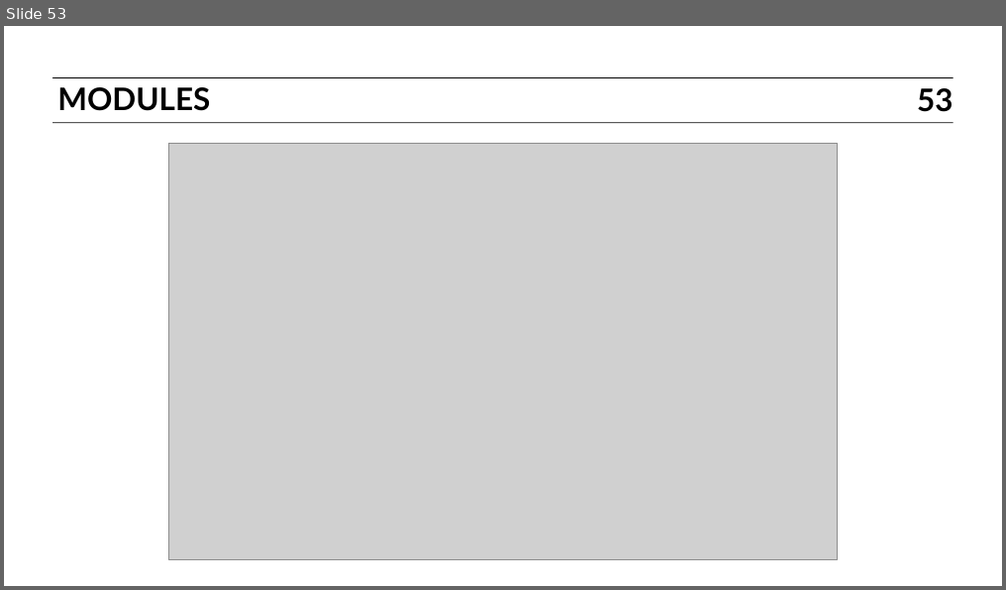
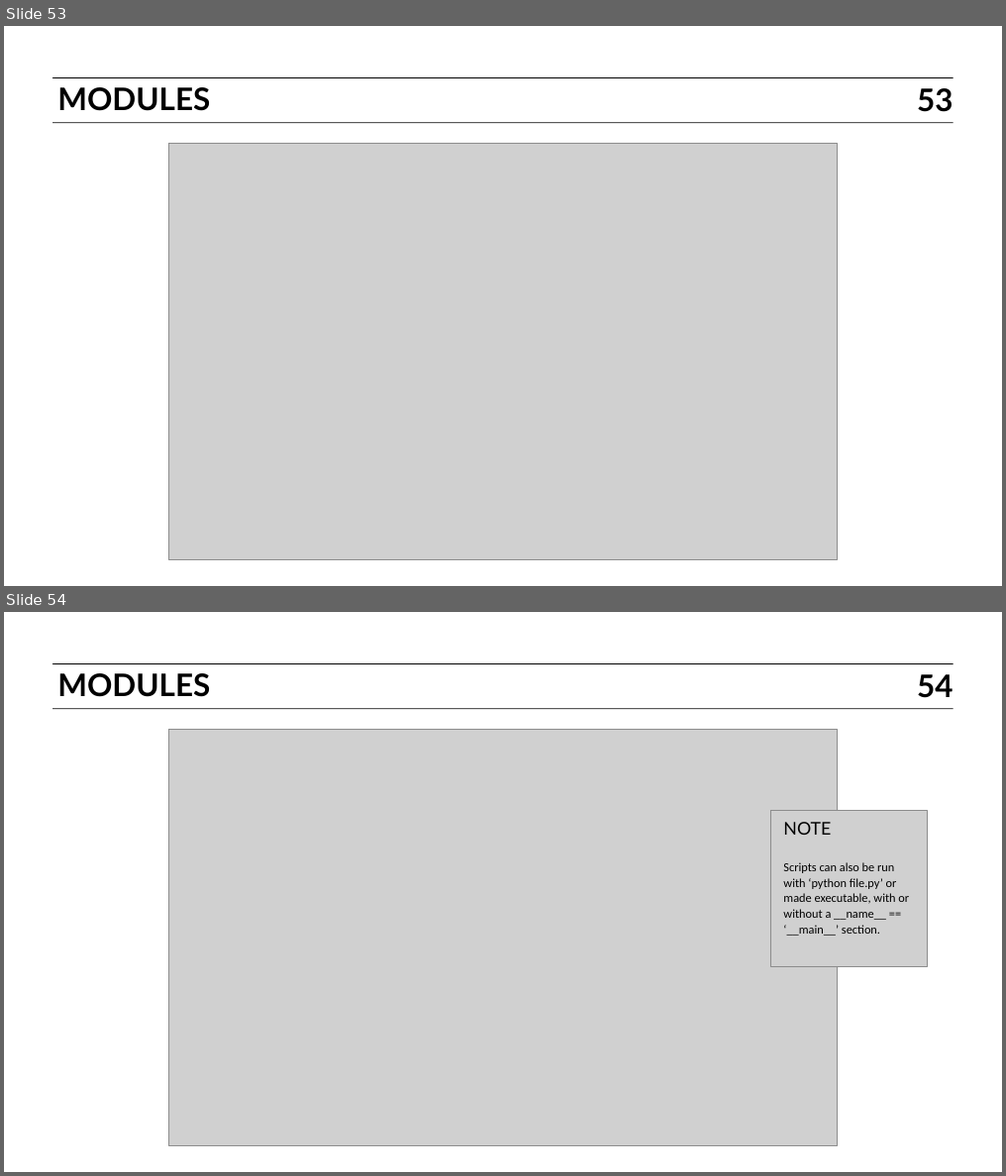
Before and after one commit to ajschumacher/gadsdc, a slide deck: 10-python/slides.pptx. Shown one above the other, each under a label of ours: slide 53 before the commit, slides 53 and 54 after it. The pictures are 1006x590 and 1006x1176 pixels, drawn with LibreOffice and Linux fonts; fonts in the diff are those of the drawing; grey boxes stand for pictures. Boxes give left, top, right and bottom in pixels: in the first picture for what was removed or moved away, otherwise in the second. Text is boxed around its words. In the diff, an @@ line names an element or a change of style, - is before the commit and + after.

Commit message:
python slides

```diff
--- a/10-python/slides.pptx
+++ b/10-python/slides.pptx
@@ slide 54 added at (4,612,1002,1172), background #FFFFFF; not listed: 2 template elements that a slide beside it also shows @@
@@ text added at (57,673,210,697), 23 pt, text #000000, bold @@
+MODULES
@@ page number added at (917,674,952,698), 23 pt, text #000000, bold @@
+54
@@ picture added at (168,730,837,1147) @@
@@ picture added at (771,811,927,966) @@
@@ text added at (783,822,831,835), 13 pt, text #000000 @@
+NOTE
@@ text added at (783,862,909,936), 9 pt, text #000000 @@
+Scripts can also be run with ‘python file.py’ or made executable, with or without a __name__ == ‘__main__’ section.
```
Also in this commit, not shown: 2 slides changed, 1 other file.
